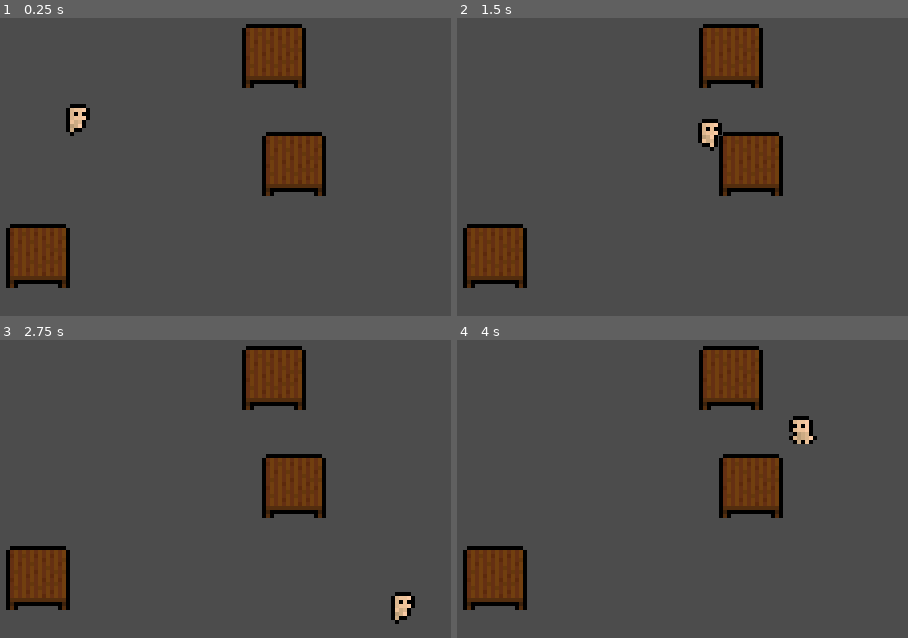
Above: before the commit, frames 1-4 (two rows, left to right).
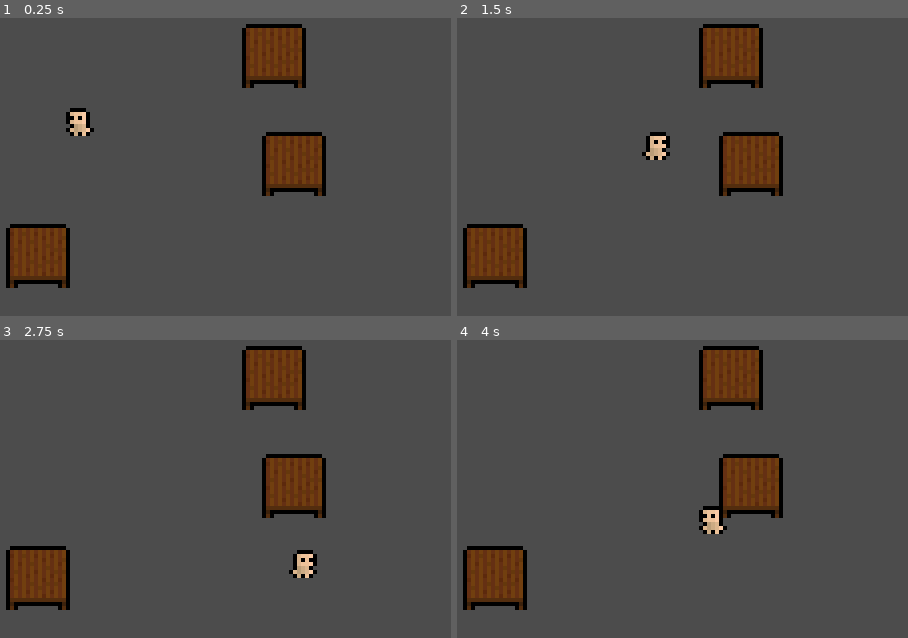
Above: after the commit, the same moments.

Repository: mai-soup/madness-of-warblade
Game: Godot game, scene res://World.tscn
Same seed, same stepped clock (60 frames per second), same inputs: the game is played once before the commit and once after it.
Inputs:
- Up to frame 1 (0.25 s): no input
- Up to frame 2 (1.5 s): hold D (move_right) 0.53-1.28 s; hold S (move_down) from 1.28 s (still down)
- Up to frame 3 (2.75 s): release S (move_down) at 2.03 s; hold D (move_right) from 2.03 s (still down)
- Up to frame 4 (4 s): release D (move_right) at 2.78 s; hold W (move_up) 2.78-3.53 s; hold A (move_left) from 3.53 s (still down)

The runs differ from the first frame. In frame 1, 0.4% of the frame differs, in the area x 14-21%, y 28-40%; in frame 2, 0.9%, in the area x 41-59%, y 33-48%; in frame 3, 0.9%; in frame 4, 0.9%.

Commit message:
add idle animation blend space

Diff:
--- a/Player/Player.gd
+++ b/Player/Player.gd
@@ -1,12 +1,16 @@
 extends KinematicBody2D
 
 onready var animTree: = $AnimationTree
+onready var animState = animTree.get("parameters/playback")
 
 const ACCELERATION: = 500
-const MAX_SPEED: = 60
+const MAX_SPEED: = 40
 const FRICTION: = 500
 
 var velocity: = Vector2.ZERO
+
+func _ready() -> void:
+	animTree.active = true;
 
 func _physics_process(delta: float) -> void:
 	var input_vector: = Vector2.ZERO
@@ -19,8 +23,11 @@
 		# accelerate
 		velocity = velocity.move_toward(input_vector * MAX_SPEED, ACCELERATION * delta)
 		animTree.set("parameters/Walk/blend_position", input_vector)
+		animTree.set("parameters/Idle1D/blend_position", input_vector.x)
+		animState.travel("Walk")
 	else:
 		# decelerate
+		animState.travel("Idle1D")
 		velocity = velocity.move_toward(Vector2.ZERO, FRICTION * delta)
 
 	move()
--- a/Player/Player.tscn
+++ b/Player/Player.tscn
@@ -7,8 +7,11 @@
 radius = 2.0
 height = 0.0
 
-[sub_resource type="Animation" id=3]
-length = 0.001
+[sub_resource type="Animation" id=14]
+resource_name = "IdleBottomLeft"
+length = 3.2
+loop = true
+step = 0.2
 tracks/0/type = "value"
 tracks/0/path = NodePath("Sprite:frame")
 tracks/0/interp = 1
@@ -16,10 +19,28 @@
 tracks/0/imported = false
 tracks/0/enabled = true
 tracks/0/keys = {
-"times": PoolRealArray( 0 ),
-"transitions": PoolRealArray( 1 ),
-"update": 0,
-"values": [ 337 ]
+"times": PoolRealArray( 0, 0.2, 0.4, 0.6, 0.8, 1, 1.2, 1.4, 1.6, 1.8, 2, 2.2, 2.4, 2.6, 2.8, 3 ),
+"transitions": PoolRealArray( 1, 1, 1, 1, 1, 1, 1, 1, 1, 1, 1, 1, 1, 1, 1, 1 ),
+"update": 1,
+"values": [ 192, 193, 194, 195, 196, 197, 198, 199, 200, 201, 202, 203, 204, 205, 206, 207 ]
+}
+
+[sub_resource type="Animation" id=15]
+resource_name = "IdleBottomRight"
+length = 3.2
+loop = true
+step = 0.2
+tracks/0/type = "value"
+tracks/0/path = NodePath("Sprite:frame")
+tracks/0/interp = 1
+tracks/0/loop_wrap = true
+tracks/0/imported = false
+tracks/0/enabled = true
+tracks/0/keys = {
+"times": PoolRealArray( 0, 0.2, 0.4, 0.6, 0.8, 1, 1.2, 1.4, 1.6, 1.8, 2, 2.2, 2.4, 2.6, 2.8, 3 ),
+"transitions": PoolRealArray( 1, 1, 1, 1, 1, 1, 1, 1, 1, 1, 1, 1, 1, 1, 1, 1 ),
+"update": 1,
+"values": [ 176, 177, 178, 179, 180, 181, 182, 183, 184, 185, 186, 187, 188, 189, 190, 191 ]
 }
 
 [sub_resource type="Animation" id=5]
@@ -90,6 +111,18 @@
 "values": [ 368, 369, 370, 371 ]
 }
 
+[sub_resource type="AnimationNodeAnimation" id=23]
+animation = "IdleBottomRight"
+
+[sub_resource type="AnimationNodeAnimation" id=24]
+animation = "IdleBottomLeft"
+
+[sub_resource type="AnimationNodeBlendSpace1D" id=25]
+blend_point_0/node = SubResource( 23 )
+blend_point_0/pos = 1.0
+blend_point_1/node = SubResource( 24 )
+blend_point_1/pos = -1.0
+
 [sub_resource type="AnimationNodeAnimation" id=7]
 animation = "WalkUpperRight"
 
@@ -115,10 +148,17 @@
 max_space = Vector2( 1.1, 1 )
 blend_mode = 1
 
+[sub_resource type="AnimationNodeStateMachineTransition" id=26]
+
+[sub_resource type="AnimationNodeStateMachineTransition" id=27]
+
 [sub_resource type="AnimationNodeStateMachine" id=10]
+states/Idle1D/node = SubResource( 25 )
+states/Idle1D/position = Vector2( 98, 65 )
 states/Walk/node = SubResource( 9 )
-states/Walk/position = Vector2( 98, 41 )
-start_node = "Walk"
+states/Walk/position = Vector2( 269, 65 )
+transitions = [ "Idle1D", "Walk", SubResource( 26 ), "Walk", "Idle1D", SubResource( 27 ) ]
+start_node = "Idle1D"
 
 [sub_resource type="AnimationNodeStateMachinePlayback" id=11]
 
@@ -130,14 +170,15 @@
 texture = ExtResource( 1 )
 hframes = 16
 vframes = 25
-frame = 337
+frame = 191
 
 [node name="CollisionShape2D" type="CollisionShape2D" parent="."]
 position = Vector2( 0, -2 )
 shape = SubResource( 1 )
 
 [node name="AnimationPlayer" type="AnimationPlayer" parent="."]
-anims/RESET = SubResource( 3 )
+anims/IdleBottomLeft = SubResource( 14 )
+anims/IdleBottomRight = SubResource( 15 )
 anims/WalkBottomLeft = SubResource( 5 )
 anims/WalkBottomRight = SubResource( 4 )
 anims/WalkUpperLeft = SubResource( 2 )
@@ -146,6 +187,6 @@
 [node name="AnimationTree" type="AnimationTree" parent="."]
 tree_root = SubResource( 10 )
 anim_player = NodePath("../AnimationPlayer")
-active = true
 parameters/playback = SubResource( 11 )
-parameters/Walk/blend_position = Vector2( 0.00977302, 0 )
+parameters/Idle1D/blend_position = 0
+parameters/Walk/blend_position = Vector2( -0.00325763, -0.00578034 )
Not shown: 1 places in Player/Player.tscn that only renumber resources
